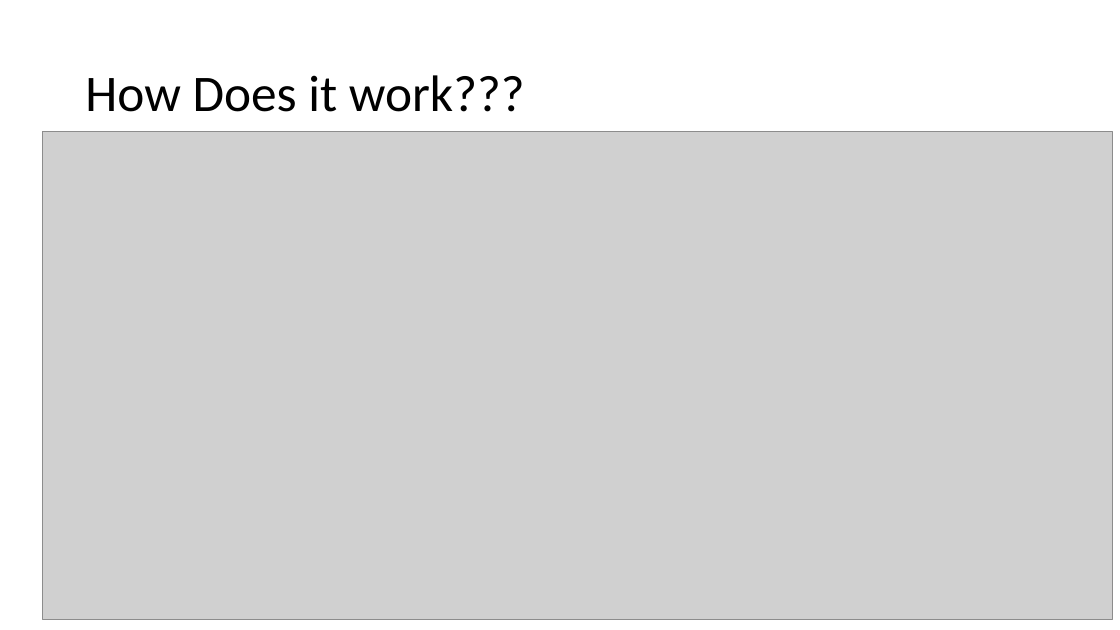
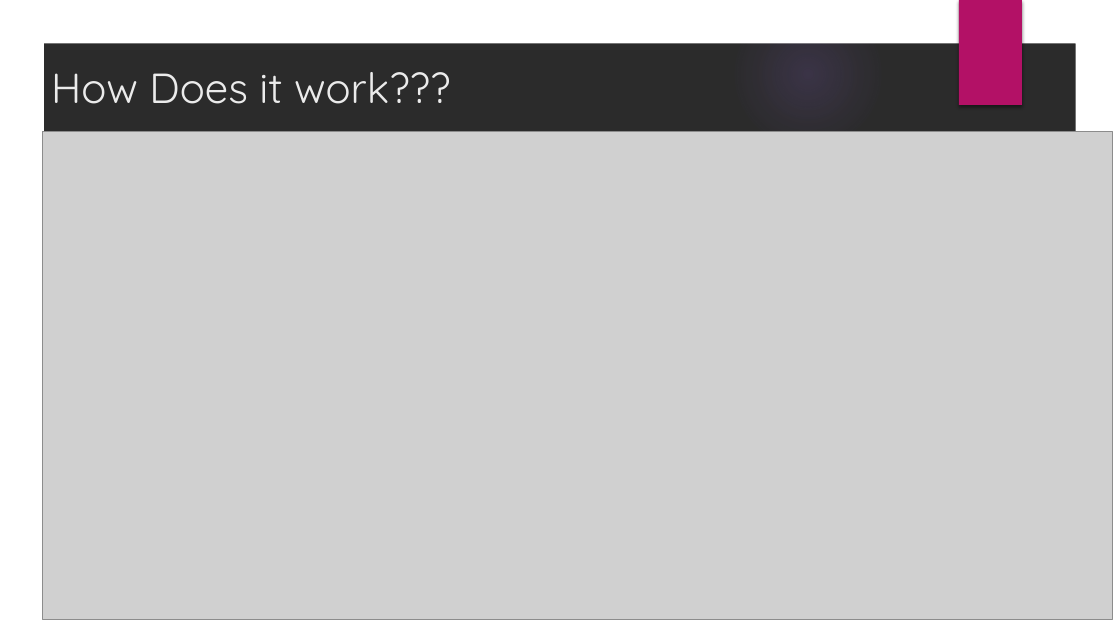
Before and after one commit to BigData-Spring2016-RoboTeam3/Project, a slide deck: slide 6 of Final Presentation.pptx (slide 4 before the commit). Drawn at 1120x630 pixels with LibreOffice and Linux fonts; fonts in the diff are those of the drawing; grey boxes stand for pictures; background and template pictures are left out; a plain dark background stands for a picture behind light text. Boxes give left, top, right and bottom in pixels: in the first picture for what was removed or moved away, otherwise in the second. Text is boxed around its words. In the diff, an @@ line names an element or a change of style, - is before the commit and + after.

```diff
--- a/Final Presentation.pptx
+++ b/Final Presentation.pptx
@@ background #FFFFFF to picture (left out) @@
@@ freeform shape added at (0,0,1120,630), fill #FFFFFF @@
@@ ellipse added at (735,1,882,148), fill gradient #9B6BF2 @@
@@ rectangle added at (959,0,1022,105), fill #B31166 @@
@@ title "How Does it work???": place and size @@
-title "How Does it work???" at (85,75,525,112)
+title "How Does it work???" at (51,72,450,104)
@@ title "How Does it work???" at (51,72,450,104): size 44 to 36 pt, font Calibri to Quicksand, text colour #000000 to #EBEBEB; line spacing 0.9 to 1 @@
```
Also in this commit, not shown: 3 other slides changed, 3 slides added.
